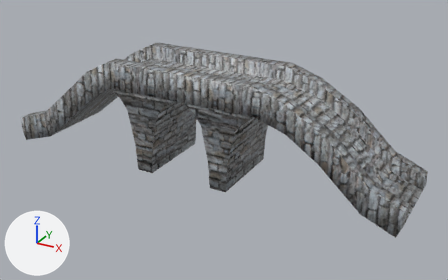
Before and after pictures for a commit that changed the Blender file Assets/StreamingAssets/Models/Anglo/Bridge/Bridge.blend.
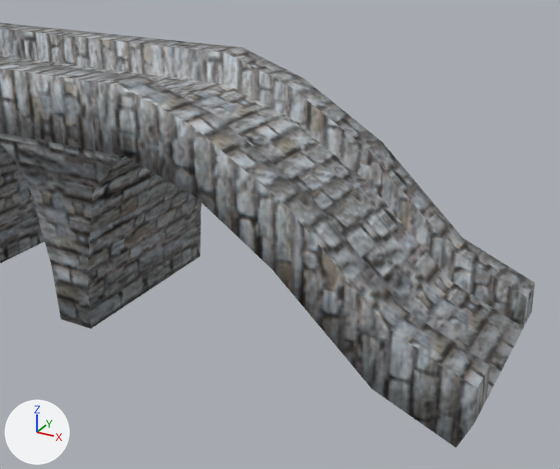
There are two pictures of each version: one whole from a camera (50 mm lens) standing at (7.16, -11.89, 5.73) and looking at (0.62, 0.01, -0.22), one close up from a camera (50 mm lens) standing at (6.26, -6.14, 3.1) and looking at (3.02, -0.25, 0.15). The axes (+X, +Y, +Z) are drawn at lower left. The lights are the same throughout.
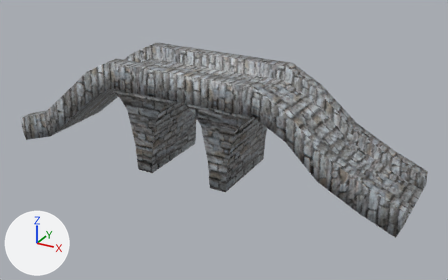
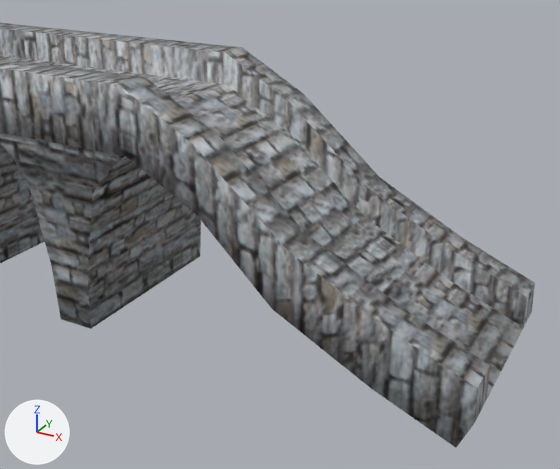
The newer file is also rescaled (x0.139), turned or shifted as a whole; pictures and numbers use the older file's frame.

What differs and where, as boxes [x1, y1, x2, y2] in the close-ups (560 x 469 px; the box of a moved part takes in the faces that stretch with it):
part 1 of me_plane, moved or reshaped
    before: [119, 47, 303, 197]
    after: [119, 47, 303, 214]
part 2 of me_plane, moved or reshaped
    before: [191, 78, 463, 389]
    after: [192, 94, 463, 389]

The change, as a list of edits to the scene's bpy script:
```text
Change me_plane:
    where me_plane.from_pydata(...)  # 160 vertices, 154 faces; spans x -1.6..1.0, y -1.02..1.0, z -4.98..5.19
    used by ob_plane; location = (0.0, 0.0, 0.0); rotation_euler = (0.0, 1.571, 0.0), in degrees (0, 90, 0)
    me_plane part 1: all 12 vertices in x -1.35..-0.72, y -1.02..1.0, z 2.61..2.62 are moved by (0.16, 0.0, 0.0)
    me_plane part 2: all 12 vertices in x -0.8..-0.21, y -1.02..1.0, z 3.37..3.52 are moved by (0.38, 0.0, 0.0)
```
